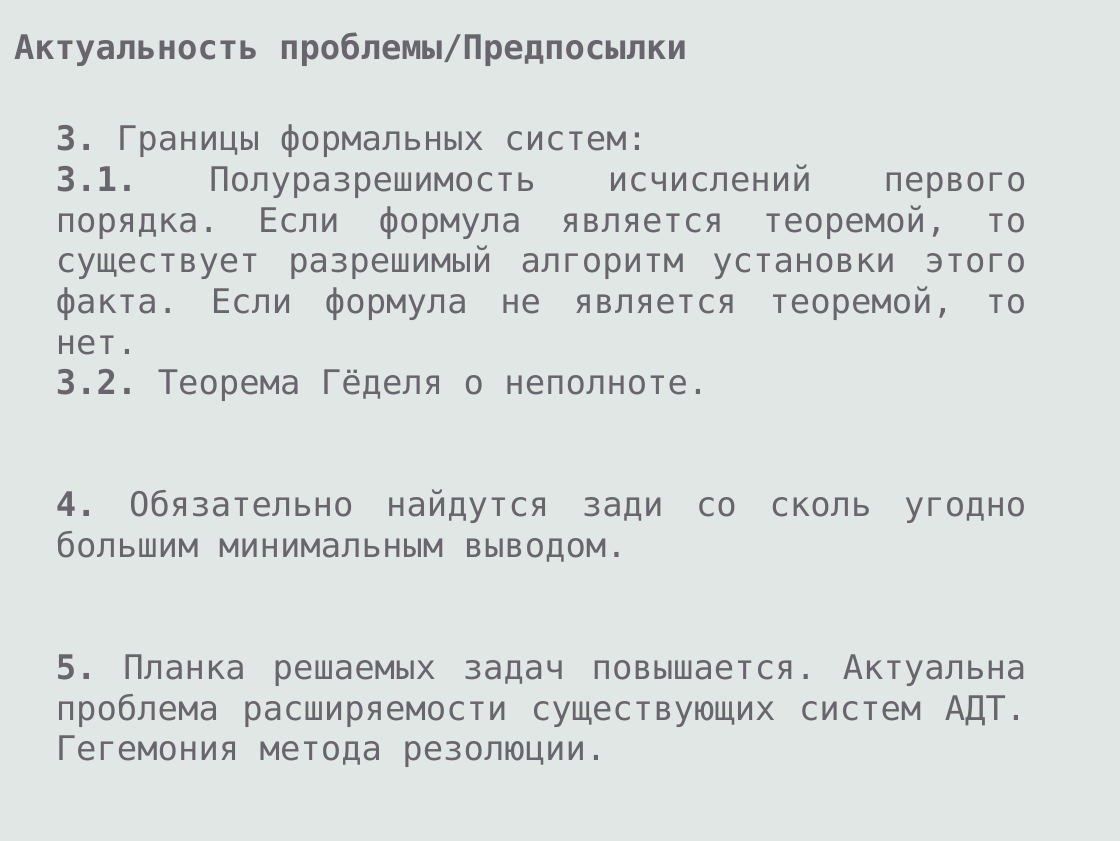
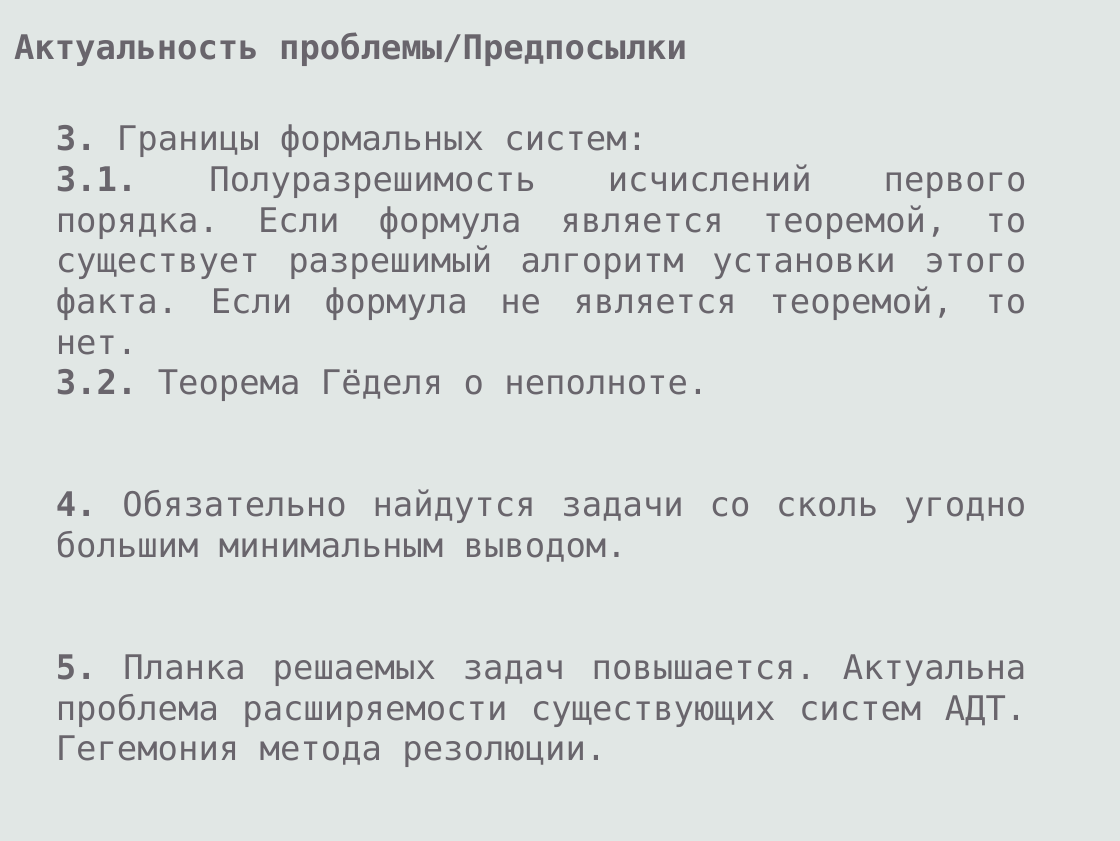
Before and after one commit to eugeneai/prisnif, a slide deck: slide 3 of brick/pres/pacman.odp. Drawn at 1120x841 pixels with LibreOffice and Linux fonts; fonts in the diff are those of the drawing. Boxes give left, top, right and bottom in pixels: in the first picture for what was removed or moved away, otherwise in the second. Text is boxed around its words. In the diff, an @@ line names an element or a change of style, - is before the commit and + after.

```diff
--- a/brick/pres/pacman.odp
+++ b/brick/pres/pacman.odp
@@ text at (56,489,1026,562): text changed @@
-4. Обязательно найдутся зади со сколь угодно большим минимальным выводом.
+4. Обязательно найдутся задачи со сколь угодно большим минимальным выводом.
```
Also in this commit, not shown: 3 other slides changed, 2 slides added.
